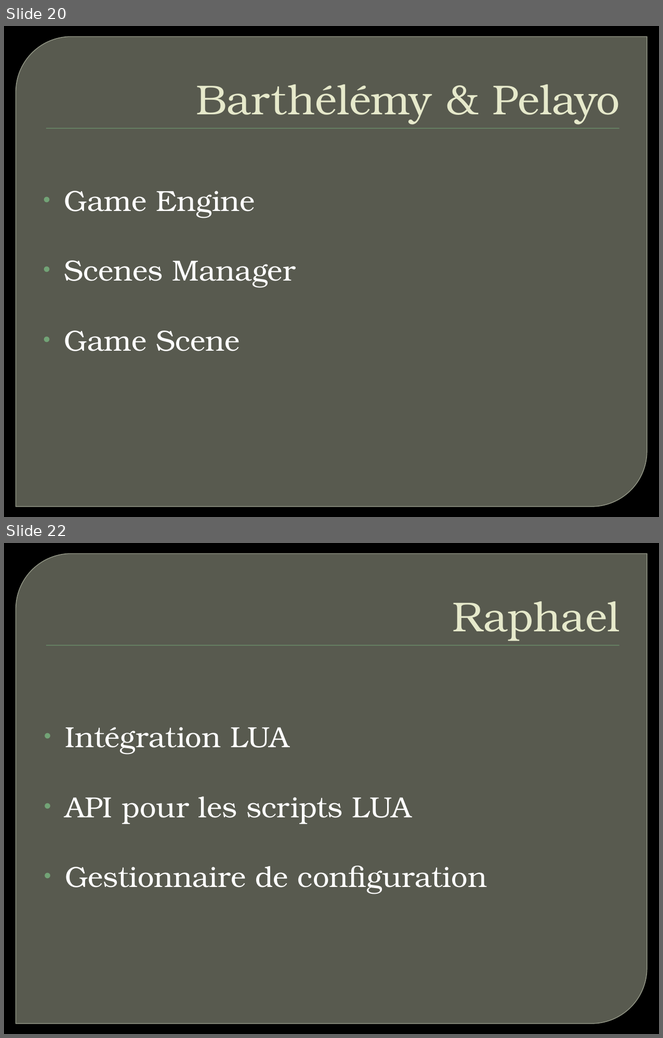
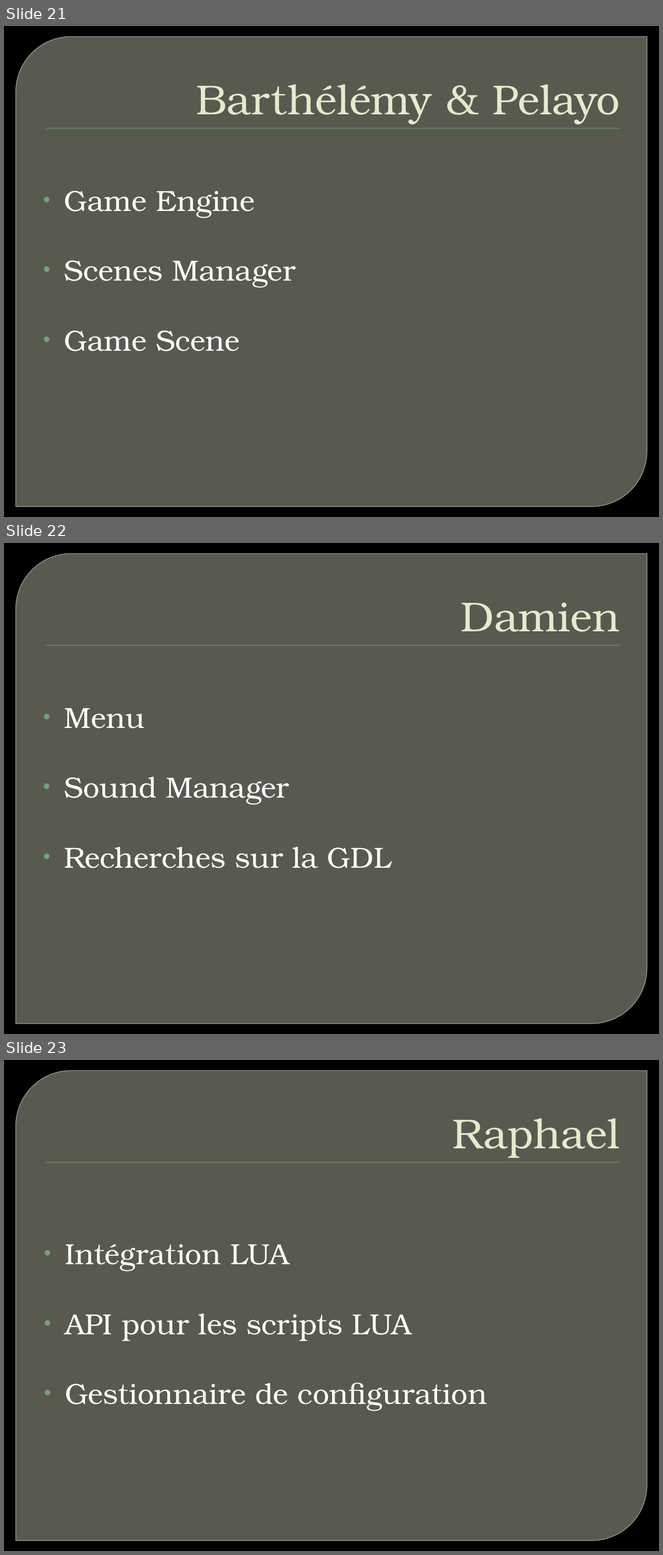
Before and after one commit to Raphy/bomberman, a slide deck: Bomberman - Présentation.pptx. Shown one above the other, each under a label of ours: slides 20 and 22 before the commit, slides 21, 22 and 23 after it; the slides between them are not shown. The pictures are 663x1038 and 663x1555 pixels, drawn with LibreOffice and Linux fonts; fonts in the diff are those of the drawing; background and template pictures are left out. Boxes give left, top, right and bottom in pixels: in the first picture for what was removed or moved away, otherwise in the second. Text is boxed around its words. In the diff, an @@ line names an element or a change of style, - is before the commit and + after.

```diff
--- a/Bomberman - Présentation.pptx
+++ b/Bomberman - Présentation.pptx
@@ slide 22 added at (4,543,659,1034), background picture (left out); not listed: 2 template elements that a slide beside it also shows @@
@@ title added at (461,602,620,632), 46 pt, text #E7EACB @@
+Damien
@@ text added at (64,708,391,869), 32 pt, text #FFFFFF @@
+• Menu
+• Sound Manager
+• Recherches sur la GDL
@@ what was slide 20 is now slide 21 @@
@@ what was slide 22 is now slide 23 @@
```
Also in this commit, not shown: 4 slides changed, 1 other slide added, 1 slide removed.
